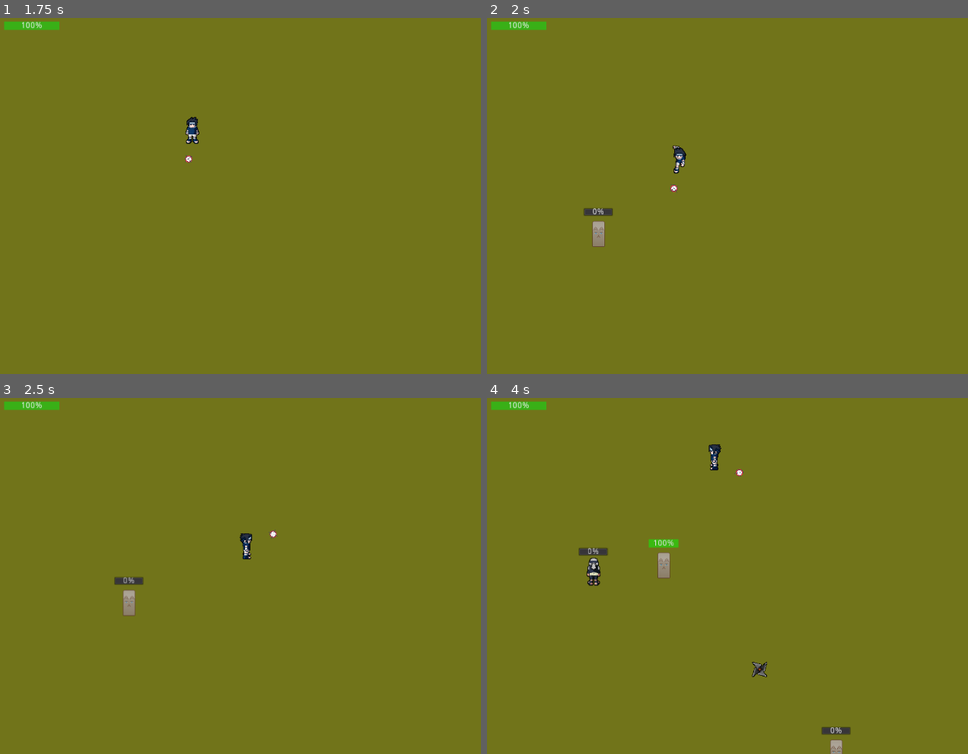
Above: before the commit, frames 1-4 (two rows, left to right).
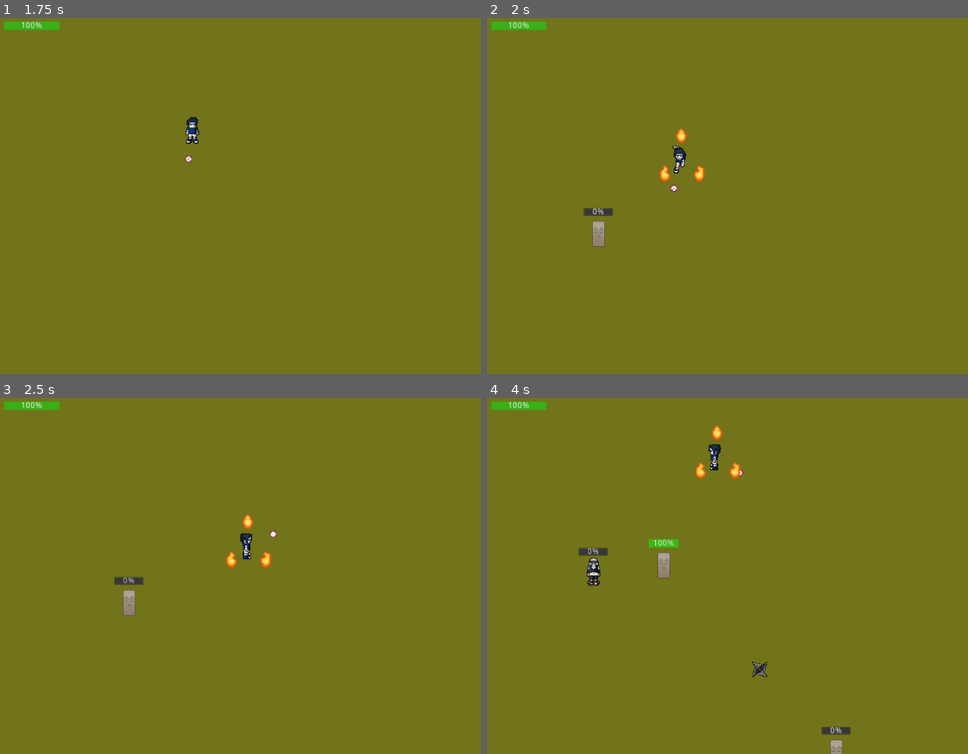
Above: after the commit, the same moments.

Repository: fabricejeannet/the-lost-temple
Game: Godot game, scene res://scenes/World.tscn
The game is run twice, just before and just after one commit, with the same random seed, the same clock (stepped at 60 frames per second) and the same inputs.
Inputs (mouse positions are in pixels of both pictures, inside the frame that each line leads up to):
- Up to frame 1 (1.75 s): tap Enter at 0.5 s; move the mouse to (437, 178) at 0.52 s; hold Right (ui_right) 0.53-1.28 s; move the mouse to (182, 213) at 1.27 s; hold Down (ui_down) from 1.28 s (still down)
- Up to frame 2 (2 s): keep holding Down (ui_down)
- Up to frame 3 (2.5 s): move the mouse to (365, 497) at 2.02 s; release Down (ui_down) at 2.03 s; hold Right (ui_right) from 2.03 s (still down)
- Up to frame 4 (4 s): move the mouse to (761, 647) at 2.77 s; release Right (ui_right) at 2.78 s; hold Up (ui_up) 2.78-3.53 s; move the mouse to (outside the picture) at 3.52 s; hold Left (ui_left) from 3.53 s (still down)

Frame 1 is identical in both runs. In frame 2, 0.2% of the frame differs, in the area x 35-46%, y 30-47%; in frame 3, 0.2%; in frame 4, 0.2%.

Commit message:
V1 of Shield of fire implemented. Not really satisfied with it.

Diff:
--- a/scenes/ShieldOfFire.tscn
+++ b/scenes/ShieldOfFire.tscn
@@ -1,16 +1,40 @@
-[gd_scene load_steps=3 format=2]
+[gd_scene load_steps=5 format=2]
 
 [ext_resource path="res://assets/img/spells/shield of fire.png" type="Texture" id=1]
+[ext_resource path="res://scripts/ShieldOfFire.gd" type="Script" id=2]
 
-[sub_resource type="CircleShape2D" id=1]
-radius = 19.8116
+[sub_resource type="Animation" id=2]
+resource_name = "spin"
+length = 0.9
+tracks/0/type = "value"
+tracks/0/path = NodePath("Sprite:frame")
+tracks/0/interp = 1
+tracks/0/loop_wrap = true
+tracks/0/imported = false
+tracks/0/enabled = true
+tracks/0/keys = {
+"times": PoolRealArray( 0, 0.1, 0.2, 0.3, 0.4, 0.5, 0.6, 0.7, 0.8 ),
+"transitions": PoolRealArray( 1, 1, 1, 1, 1, 1, 1, 1, 1 ),
+"update": 1,
+"values": [ 0, 1, 2, 3, 4, 5, 6, 7, 8 ]
+}
+
+[sub_resource type="CircleShape2D" id=3]
+radius = 21.0297
 
 [node name="ShieldOfFire" type="Area2D"]
-scale = Vector2( 2, 2 )
+scale = Vector2( 2.5, 2.5 )
+script = ExtResource( 2 )
 
 [node name="Sprite" type="Sprite" parent="."]
 texture = ExtResource( 1 )
 hframes = 9
 
+[node name="AnimationPlayer" type="AnimationPlayer" parent="."]
+anims/spin = SubResource( 2 )
+
 [node name="CollisionShape2D" type="CollisionShape2D" parent="."]
-shape = SubResource( 1 )
+scale = Vector2( 1, 1 )
+shape = SubResource( 3 )
+
+[connection signal="body_entered" from="." to="." method="_on_ShieldOfFire_body_entered"]
--- /dev/null
+++ b/scenes/ShieldOfFireSkill.tscn
@@ -0,0 +1,12 @@
+[gd_scene load_steps=2 format=2]
+
+[ext_resource path="res://scripts/ShieldOfFireSkill.gd" type="Script" id=1]
+
+[node name="ShieldOfFireSkill" type="Node2D"]
+script = ExtResource( 1 )
+
+[node name="Timer" type="Timer" parent="."]
+wait_time = 2.0
+autostart = true
+
+[connection signal="timeout" from="Timer" to="." method="_on_Timer_timeout"]
--- a/scenes/World.tscn
+++ b/scenes/World.tscn
@@ -1,10 +1,11 @@
-[gd_scene load_steps=7 format=2]
+[gd_scene load_steps=8 format=2]
 
 [ext_resource path="res://resources/grass_tileset.tres" type="TileSet" id=1]
 [ext_resource path="res://scenes/Player.tscn" type="PackedScene" id=2]
 [ext_resource path="res://scripts/World.gd" type="Script" id=3]
 [ext_resource path="res://scripts/HealthBar.gd" type="Script" id=4]
 [ext_resource path="res://scenes/ShurikenSkill.tscn" type="PackedScene" id=5]
+[ext_resource path="res://scenes/ShieldOfFireSkill.tscn" type="PackedScene" id=6]
 
 [sub_resource type="StyleBoxFlat" id=1]
 bg_color = Color( 0.227451, 0.694118, 0.0941176, 1 )
@@ -23,6 +24,8 @@
 position = Vector2( 173, 98 )
 
 [node name="ShurikenSkill" parent="World/Player" instance=ExtResource( 5 )]
+
+[node name="ShieldOfFireSkill" parent="World/Player" instance=ExtResource( 6 )]
 
 [node name="StoneCatTimer" type="Timer" parent="World"]
 wait_time = 2.0
--- a/scripts/HealthNode.gd
+++ b/scripts/HealthNode.gd
@@ -13,7 +13,7 @@
 
 func _ready() -> void:
 	_set_current_points(max_points)
-	print("Initializing health node. Max : " + str(max_points) + " current : " + str(current_points))
+#	print("Initializing health node. Max : " + str(max_points) + " current : " + str(current_points))
 
 func get_max_points() -> int :
 	return max_points
--- /dev/null
+++ b/scripts/ShieldOfFire.gd
@@ -0,0 +1,11 @@
+extends Area2D
+
+var damage = 15
+onready var animation_player = $AnimationPlayer
+
+func _ready():
+	animation_player.play("spin")
+
+func _on_ShieldOfFire_body_entered(body):
+	if body.is_in_group("enemy"):
+		body.hurt(damage, false)
--- /dev/null
+++ b/scripts/ShieldOfFireSkill.gd
@@ -0,0 +1,16 @@
+extends Node2D
+
+var player
+var ShieldOfFire = preload("res://scenes/ShieldOfFire.tscn")
+
+
+func _ready():
+	player = get_tree().get_root().find_node("Player", true, false)
+
+
+func _on_Timer_timeout():
+	var shield = ShieldOfFire.instance()
+	player.add_child(shield)
+	shield.animation_player.play("spin")
+	yield(shield.animation_player, "animation_finished" )
+	shield.queue_free()
